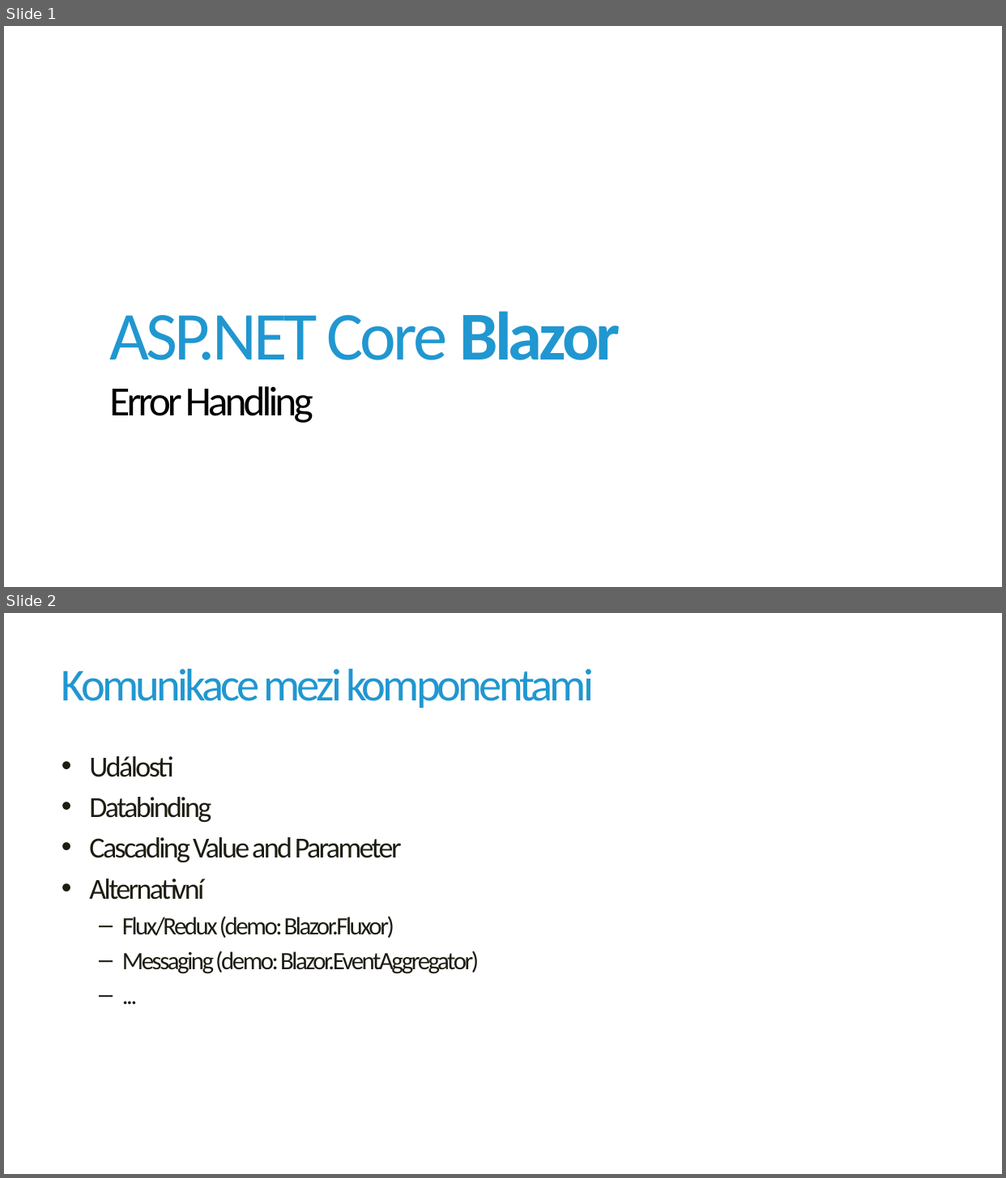
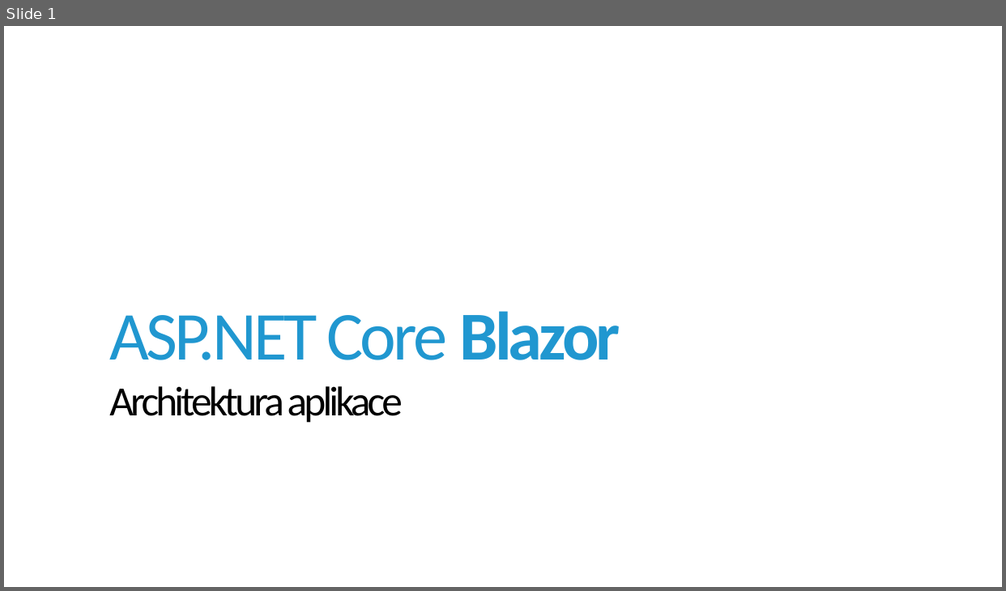
Before and after one commit to jirikanda/BlazorDemos, a slide deck: Presentation/08 - Blazor - Architektura aplikace.pptx. Shown one above the other, each under a label of ours: slides 1 and 2 before the commit, slide 1 after it. The pictures are 1006x1178 and 1006x591 pixels, drawn with LibreOffice and Linux fonts; fonts in the diff are those of the drawing; background and template pictures are left out. Boxes give left, top, right and bottom in pixels: in the first picture for what was removed or moved away, otherwise in the second. Text is boxed around its words. In the diff, an @@ line names an element or a change of style, - is before the commit and + after.

```diff
--- a/Presentation/08 - Blazor - Architektura aplikace.pptx
+++ b/Presentation/08 - Blazor - Architektura aplikace.pptx
@@ slide 2 removed at [4, 613, 1002, 1174], background #FFFFFF @@
@@ title removed at [62, 668, 594, 708] @@
-Komunikace mezi komponentami
@@ text removed at [89, 756, 479, 974] @@
-• Události
-• Databinding
-• Cascading Value and Parameter
-• Alternativní
-  – Flux/Redux (demo: Blazor.Fluxor)
-  – Messaging (demo: Blazor.EventAggregator)
-  – ...
@@ slide 1 changed as well @@
@@ title at [109, 311, 620, 423]: text changed; size 66 to 40 pt; text colour #2097D0 to #000000 @@
-ASP.NET Core Blazor
-Error Handling
+ASP.NET Core Blazor
+Architektura aplikace
```
Also in this commit, not shown: 2 slides added, 4 other files.
